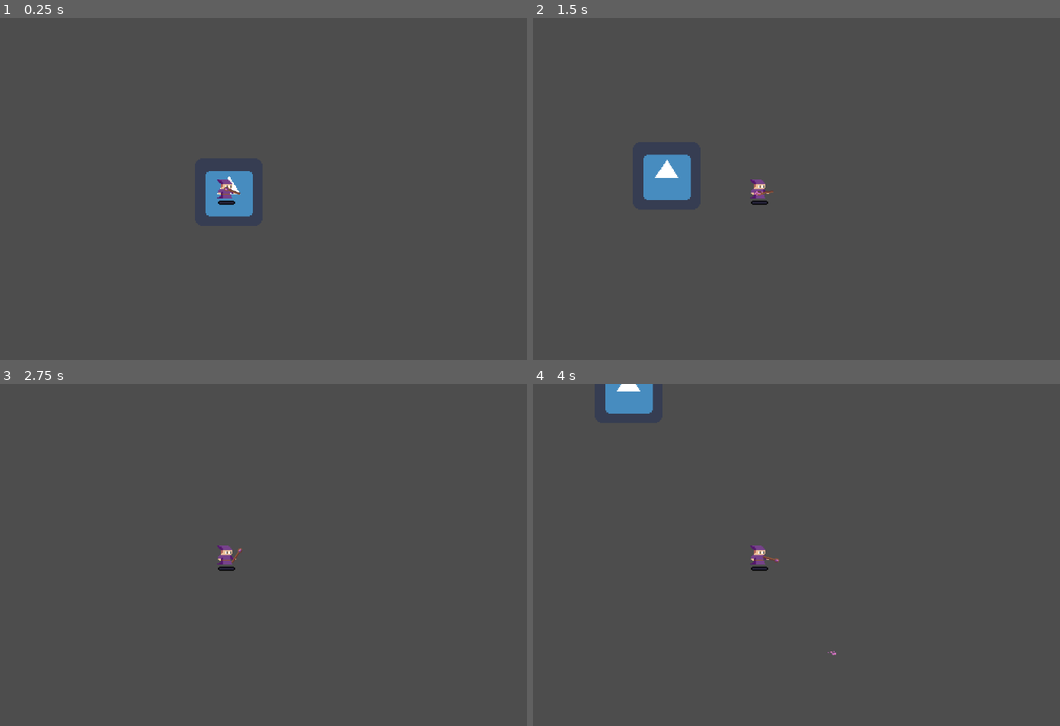
Above: before the commit, frames 1-4 (two rows, left to right).
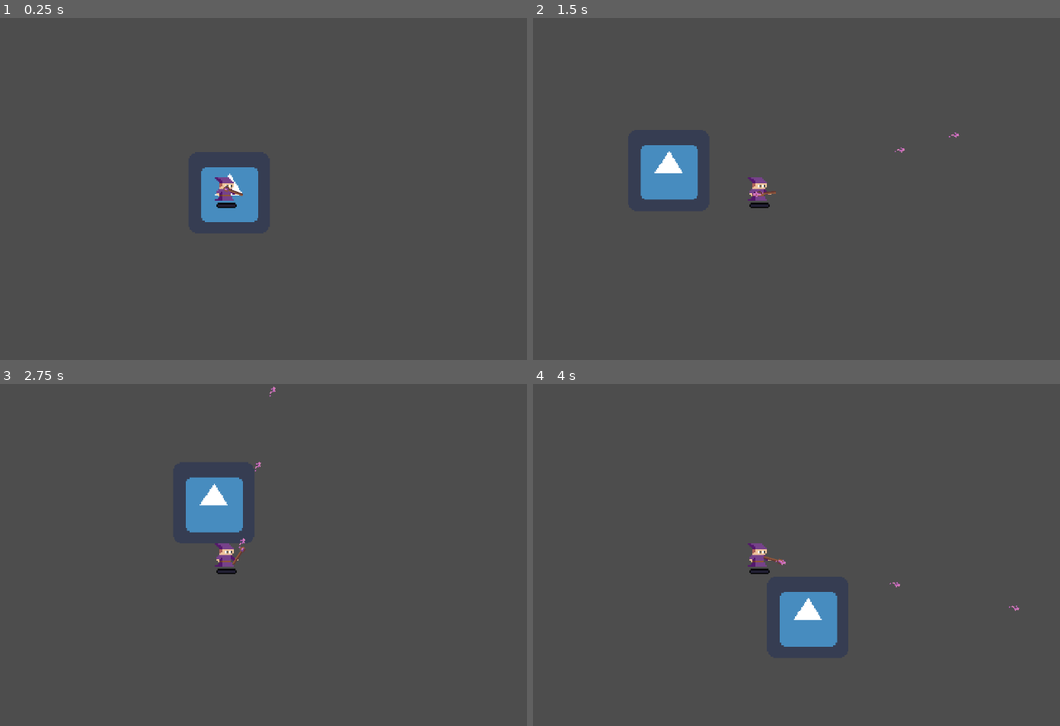
Above: after the commit, the same moments.

Repository: MDJolley/LearningGodot
Game: Godot game, scene res://scenes/World.tscn
Same seed, same stepped clock (60 frames per second), same inputs: the game is played once before the commit and once after it. The engine's default icon, where the game draws it, is replaced by a stand-in: a white triangle on a blue panel in a dark square.
Inputs (mouse positions are in pixels of both pictures, inside the frame that each line leads up to):
- Up to frame 1 (0.25 s): no input
- Up to frame 2 (1.5 s): tap Enter at 0.5 s; move the mouse to (891, 171) at 0.52 s; press the mouse at (891, 171) at 0.53 s; hold D (move_right) 0.53-1.28 s; move the mouse to (638, 206) at 1.27 s; release the mouse at (638, 206) at 1.28 s; hold S (move_down) from 1.28 s (still down); click (638, 206) at 1.35 s
- Up to frame 3 (2.75 s): move the mouse to (289, 479) at 2.02 s; release S (move_down) at 2.03 s; press the mouse at (289, 479) at 2.03 s; hold D (move_right) from 2.03 s (still down)
- Up to frame 4 (4 s): move the mouse to (727, 623) at 2.77 s; release D (move_right) at 2.78 s; release the mouse at (727, 623) at 2.78 s; hold W (move_up) 2.78-3.53 s; click (727, 623) at 2.85 s; move the mouse to (944, 606) at 3.52 s; press the mouse at (944, 606) at 3.53 s; hold A (move_left) from 3.53 s (still down)

The runs differ from the first frame. In frame 1, 0.8% of the frame differs, in the area x 38-49%, y 43-60%; in frame 2, 1.0%; in frame 3, 2.0%; in frame 4, 2.8%, in the area x 13-93%, y 0-80%.

Commit message:
Projectiles expanded
Projectiles now have properties including velocity, lifetime, and attack speed.

Diff:
--- a/project.godot
+++ b/project.godot
@@ -69,6 +69,8 @@
 
 [physics]
 
+2d/default_gravity=0.0
+2d/default_gravity_vector=Vector2(0, 0)
 common/enable_pause_aware_picking=true
 
 [rendering]
--- a/scenes/Player.tscn
+++ b/scenes/Player.tscn
@@ -13,7 +13,7 @@
 script = ExtResource("2")
 
 [node name="Camera3D" type="Camera2D" parent="."]
-zoom = Vector2(2, 2)
+zoom = Vector2(2.409, 2.409)
 
 [node name="Sprite2D" type="Sprite2D" parent="."]
 scale = Vector2(1.125, 1.125)
--- a/scenes/Projectile.tscn
+++ b/scenes/Projectile.tscn
@@ -7,6 +7,9 @@
 size = Vector2(7, 2)
 
 [node name="Projectile" type="RigidBody2D"]
+mass = 0.01
+max_contacts_reported = 1
+contact_monitor = true
 script = ExtResource("1_k5h3t")
 
 [node name="CollisionShape2D" type="CollisionShape2D" parent="."]
--- a/scripts/Wand.gd
+++ b/scripts/Wand.gd
@@ -2,7 +2,14 @@
 
 const projectilePath = preload("res://scenes/Projectile.tscn")
 
+var canShoot : bool = true #Will be used to set attack speed
+var attackSpeed #Attacks per second before % multipliers
+var attackSpeedMultiplier : float = 0 #Percent bonus attack speed
+var multishot : int #Number of projectiles
+var spread #Degrees / Rads between multishot projectiles
+
 func _ready():
+	pull_stats_from_player()
 	pass # Replace with function body.
 
 func _process(delta):
@@ -10,9 +17,18 @@
 	pass
 
 func shoot():
-	var projectile = projectilePath.instantiate()
-	var new_pos = $Projectile_Origin.global_position
-	var new_rot = rotation
-	projectile.position = new_pos
-	projectile.rotation = new_rot
-	get_tree().current_scene.add_child(projectile)
+	var attackSpeedCalculated : float = (1.0/attackSpeed)*(1+attackSpeedMultiplier)
+	if !canShoot : pass
+	else:
+		var projectile = projectilePath.instantiate()
+		projectile.position = $Projectile_Origin.global_position
+		projectile.rotation = rotation
+		projectile.apply_central_force(Vector2(200,0).rotated(projectile.rotation))
+		get_tree().get_root().add_child(projectile)
+		canShoot = false
+		await get_tree().create_timer(attackSpeedCalculated).timeout
+		canShoot = true
+
+func pull_stats_from_player():
+	var player = get_parent()
+	attackSpeed = 5
--- a/scripts/player_controller.gd
+++ b/scripts/player_controller.gd
@@ -45,9 +45,8 @@
 	canRegen = true
 
 func shoot():
-	if Input.is_action_just_pressed("fire"):
-		var projectile = projectilePath.instantiate()
-		var position = $Wand.shoot()
+	if Input.is_action_pressed("fire"):
+		await $Wand.shoot()
 #		get_node("Projectile_Origin").global_position
 #		projectile.position = position
 #		get_tree().current_scene.add_child(projectile)
--- a/scripts/projectile.gd
+++ b/scripts/projectile.gd
@@ -1,9 +1,12 @@
 extends RigidBody2D
-# Called when the node enters the scene tree for the first time.
+
+var lifetime : float = .5
+
 func _ready():
-	pass # Replace with function body.
+	mass = .01
+	await get_tree().create_timer(lifetime).timeout
+	queue_free()
 
-# Called every frame. 'delta' is the elapsed time since the previous frame.
 func _process(delta):
 	pass
 
